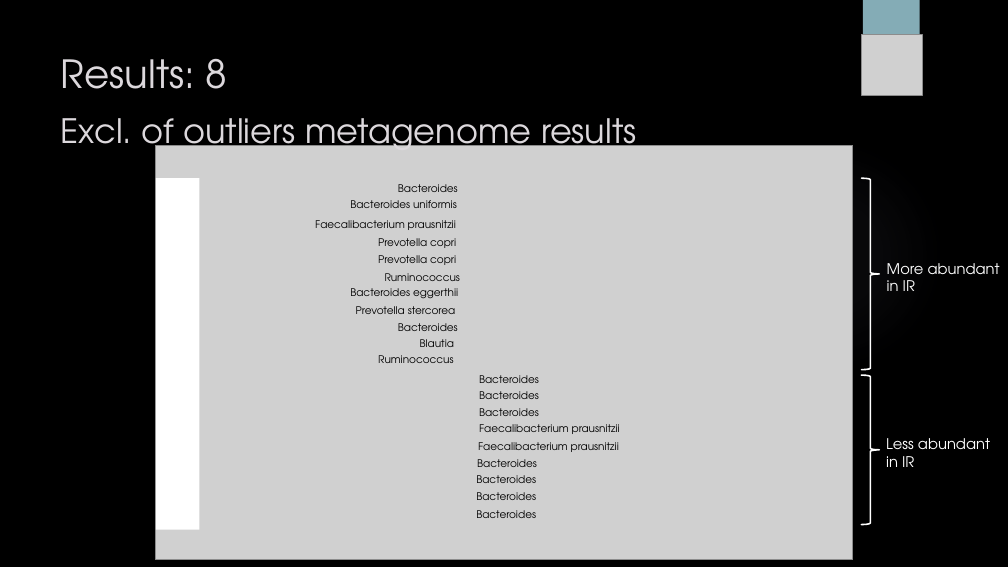
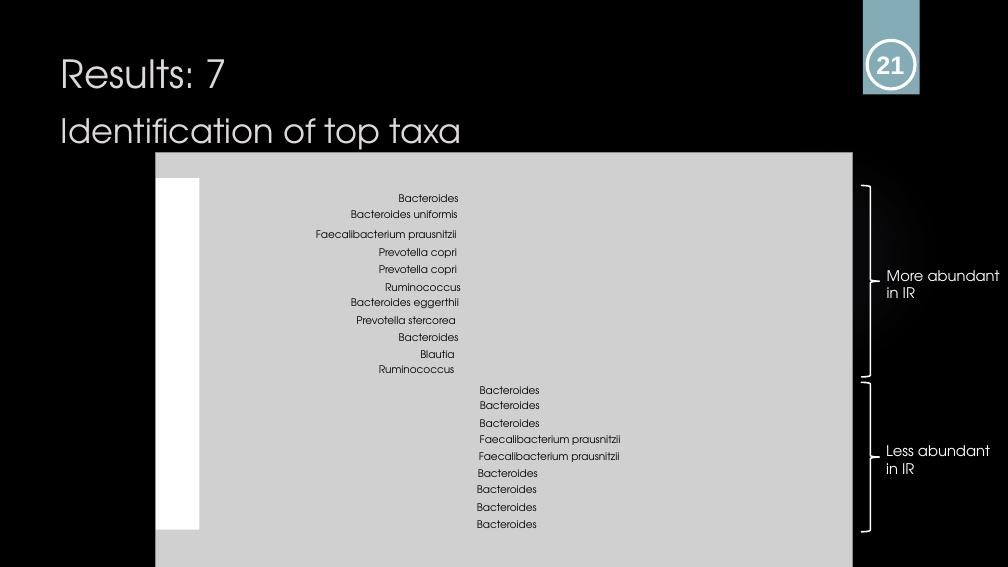
Before and after one commit to sabdeolive/Sabrina_BMS_Bachelor-Internship, a slide deck: slide 22 of Intermediate Presentation.pptx (slide 20 before the commit). Drawn at 1008x567 pixels with LibreOffice and Linux fonts; fonts in the diff are those of the drawing; grey boxes stand for pictures; background and template pictures are left out. Boxes give left, top, right and bottom in pixels: in the first picture for what was removed or moved away, otherwise in the second. Text is boxed around its words. In the diff, an @@ line names an element or a change of style, - is before the commit and + after.

```diff
--- a/Intermediate Presentation.pptx
+++ b/Intermediate Presentation.pptx
@@ title at [61,59,462,160]: text changed @@
-Results: 8
-Excl. of outliers metagenome results
+Results: 7
+Identification of top taxa
@@ picture removed at [862,34,923,95] @@
@@ ellipse added at [867,40,915,88], outline #FFFFFF 3 pt @@
@@ text added at [876,56,904,74], 24 pt, text #FFFFFF, bold @@
+21
@@ right brace: place and size @@
-right brace at [862,178,880,370]
+right brace at [862,185,880,377]
@@ text "More abundant in IR": place and size @@
-text "More abundant in IR" at [887,263,1000,291]
+text "More abundant in IR" at [887,270,1000,298]
@@ 21 texts, 1 picture, 1 right brace: place and size @@
-21 texts, 1 picture, 1 right brace at [155,145,990,560]
+21 texts, 1 picture, 1 right brace at [155,153,990,567]
```
Also in this commit, not shown: 10 other slides changed, 11 slides added, 11 slides removed.
